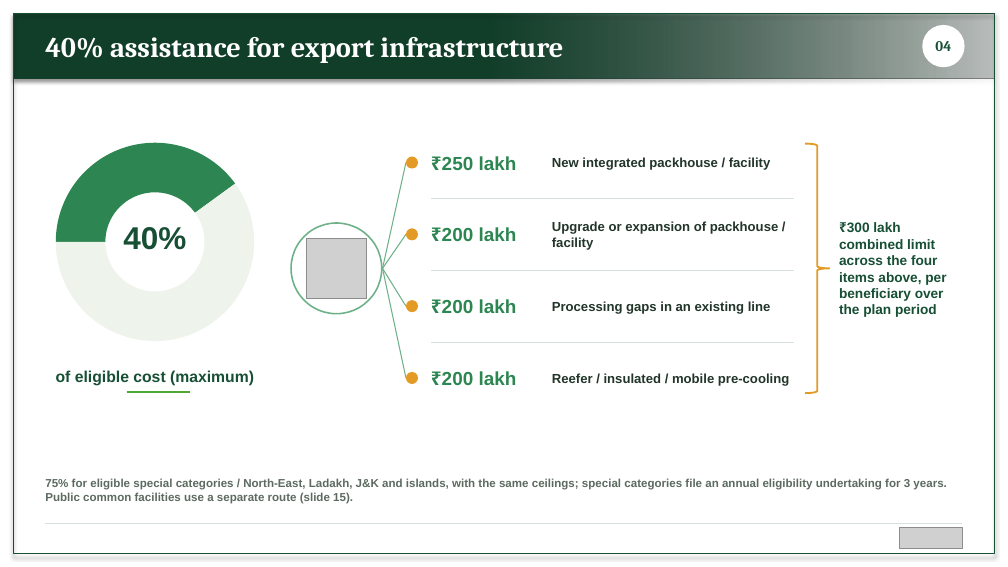
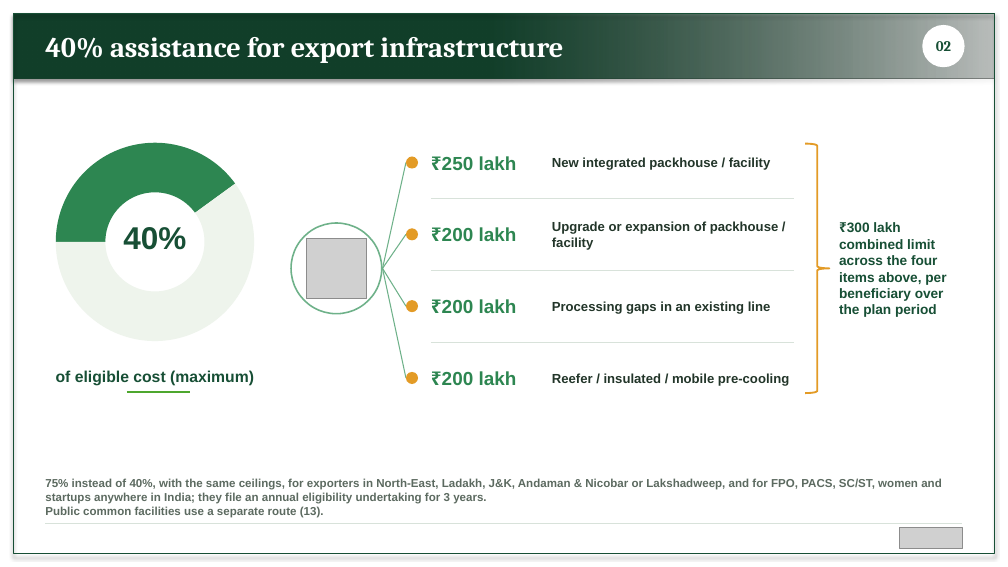
Before and after one commit to BantheFox012/FM, a slide deck: slide 4 of APEDA_BKNY.pptx. Drawn at 1008x567 pixels with LibreOffice and Linux fonts; fonts in the diff are those of the drawing; grey boxes stand for pictures. Boxes give left, top, right and bottom in pixels: in the first picture for what was removed or moved away, otherwise in the second. Text is boxed around its words. In the diff, an @@ line names an element or a change of style, - is before the commit and + after.

```diff
--- a/APEDA_BKNY.pptx
+++ b/APEDA_BKNY.pptx
@@ text at [936,41,951,51]: text changed @@
-04
+02
@@ text at [45,478,942,518]: text changed @@
-75% for eligible special categories / North-East, Ladakh, J&K and islands, with the same ceilings; special categories file an annual eligibility undertaking for 3 years.
-Public common facilities use a separate route (slide 15).
+75% instead of 40%, with the same ceilings, for exporters in North-East, Ladakh, J&K, Andaman & Nicobar or Lakshadweep, and for FPO, PACS, SC/ST, women and startups anywhere in India; they file an annual eligibility undertaking for 3 years.
+Public common facilities use a separate route (13).
```
Also in this commit, not shown: 13 other slides changed.
